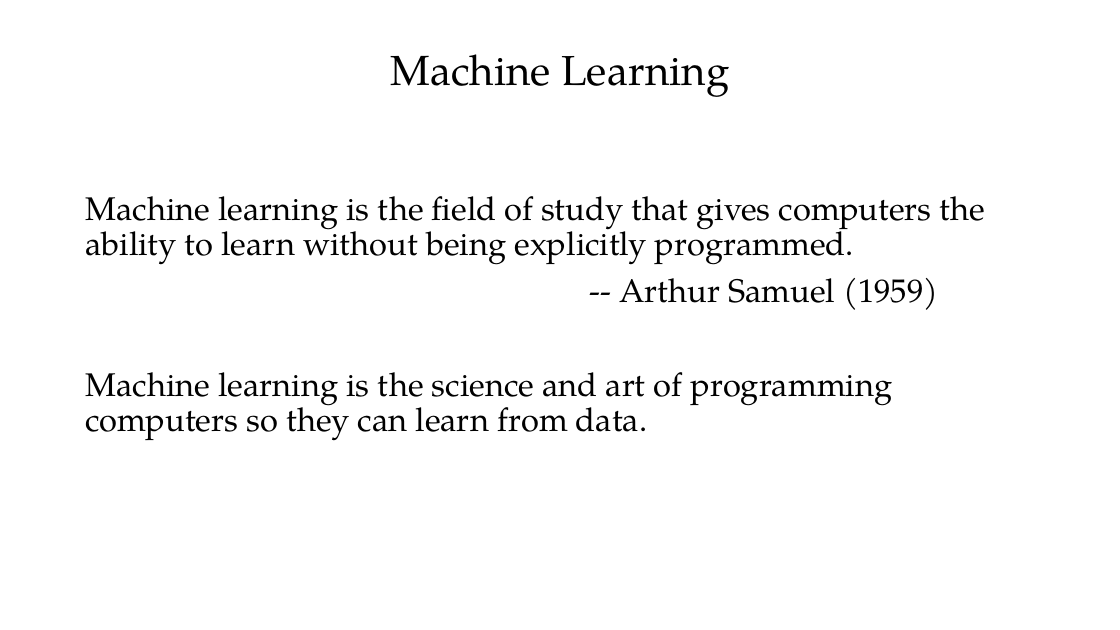
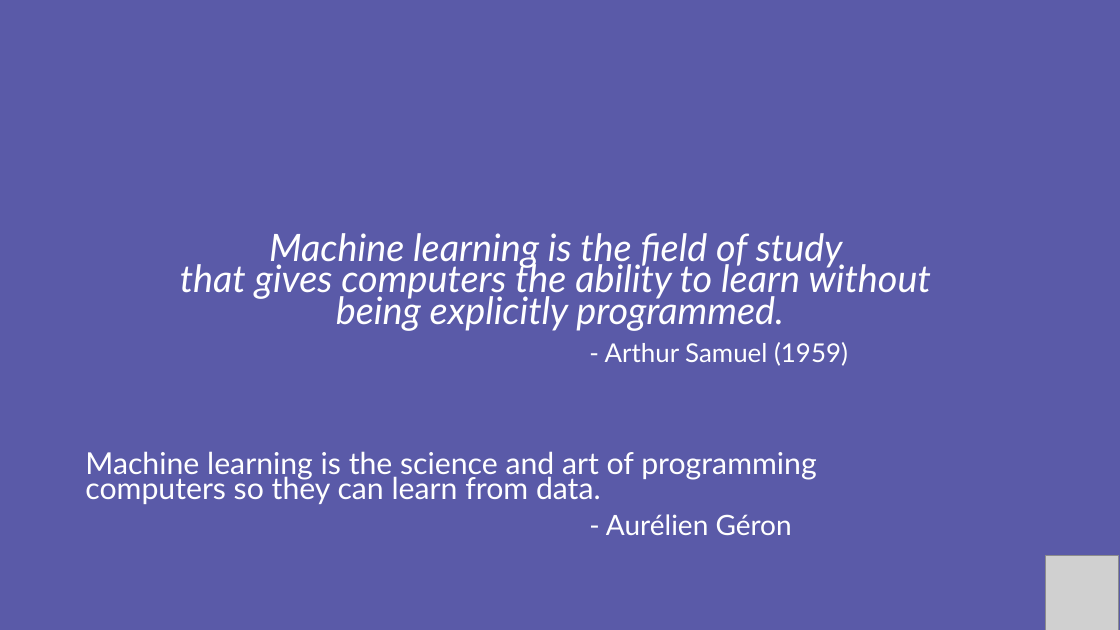
Before and after one commit to PracticumAI/deep_learning, a slide deck: slide 6 of presentations/01_deep_learn_intro.pptx (slide 7 before the commit). Drawn at 1120x630 pixels with LibreOffice and Linux fonts; fonts in the diff are those of the drawing; grey boxes stand for pictures. Boxes give left, top, right and bottom in pixels: in the first picture for what was removed or moved away, otherwise in the second. Text is boxed around its words. In the diff, an @@ line names an element or a change of style, - is before the commit and + after.

```diff
--- a/presentations/01_deep_learn_intro.pptx
+++ b/presentations/01_deep_learn_intro.pptx
@@ background #FFFFFF to #5A5AA8 @@
@@ title removed at [390,54,729,97] @@
-Machine Learning
@@ text "Machine learning is the field ...": place and size @@
-text "Machine learning is the field ..." at [85,196,986,441]
+text "Machine learning is the field ..." at [85,233,931,535]
@@ text at [85,233,931,504]: size 28 to 32.4 pt, italic on in "Machine learning is the field of study ..."; font TeX Gyre Pagella to Lato, text colour #000000 to #FFFFFF in "Machine learning is the field of study ...", "Machine learning is the science and art ..."; size 28 to 25.9 pt in "Machine learning is the science and art ..."; alignment left to centre; line spacing 0.9 to 0.7 @@
@@ text at [605,342,848,366]: text changed; size 28 to 22.2 pt; font TeX Gyre Pagella to Lato; text colour #000000 to #FFFFFF @@
--- Arthur Samuel (1959)
+- Arthur Samuel (1959)
@@ text at [606,514,792,535]: paragraph added @@
+- Aurélien Géron
@@ picture added at [1045,555,1119,630] @@
```
Also in this commit, not shown: 15 other slides changed, 2 slides added, 6 slides removed, 3 other files.
